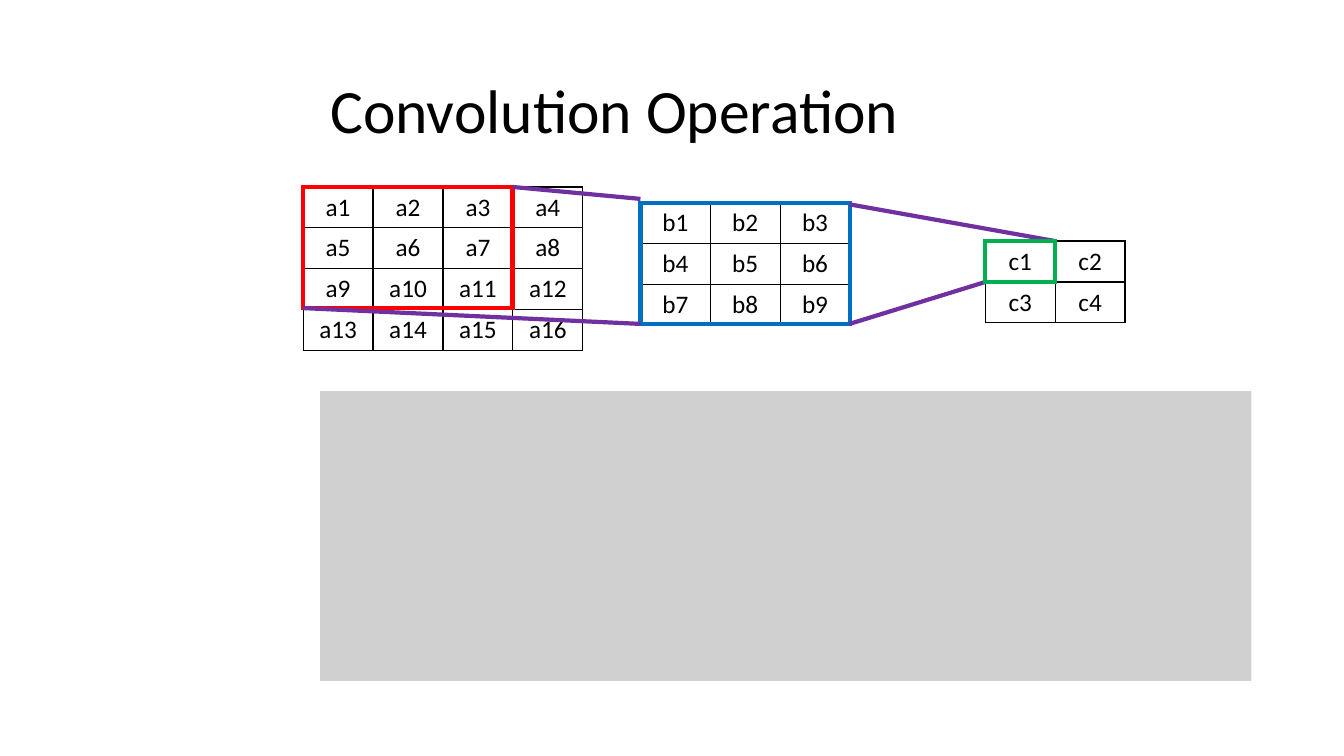
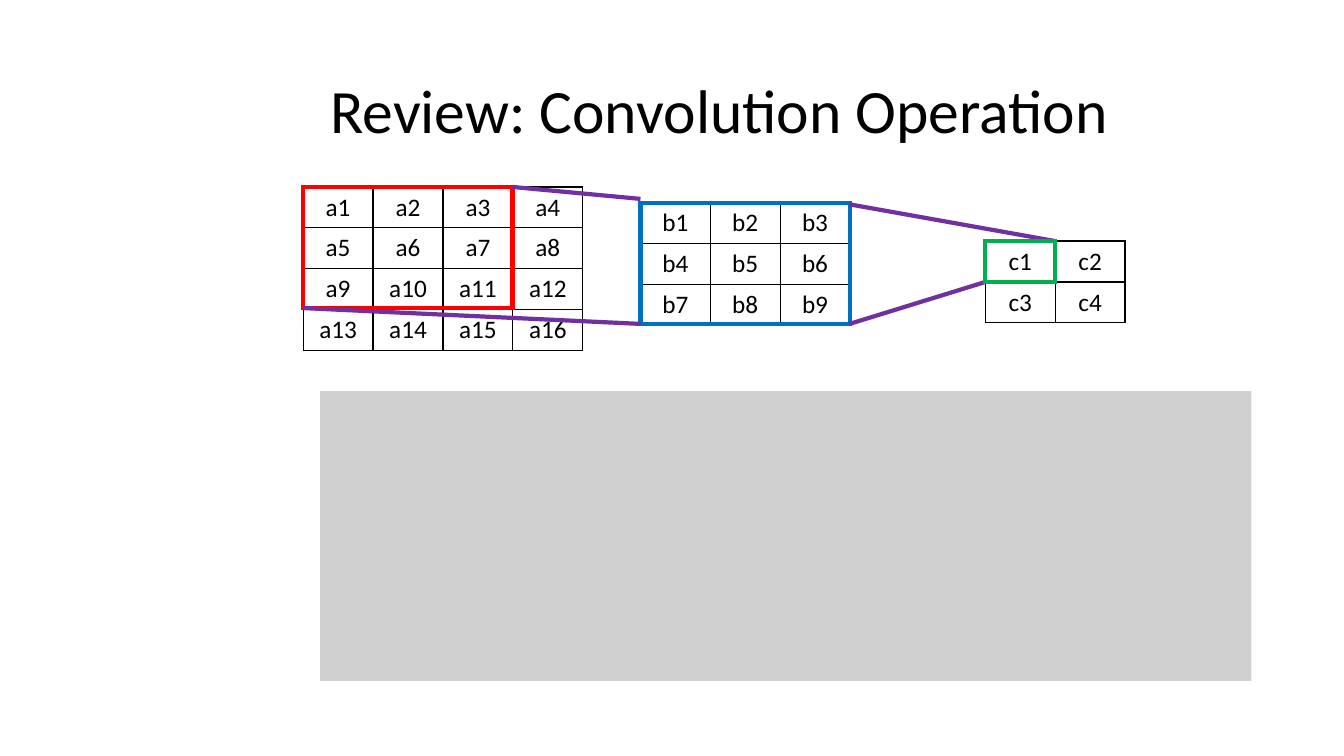
Before and after one commit to mayersjd/HardwareCNN, a slide deck: slide 4 of Presentations/ProjectPresentation_03-11-JM.pptx. Drawn at 1344x756 pixels with LibreOffice and Linux fonts; fonts in the diff are those of the drawing; grey boxes stand for pictures; background and template pictures are left out. Boxes give left, top, right and bottom in pixels: in the first picture for what was removed or moved away, otherwise in the second. Text is boxed around its words. In the diff, an @@ line names an element or a change of style, - is before the commit and + after.

```diff
--- a/Presentations/ProjectPresentation_03-11-JM.pptx
+++ b/Presentations/ProjectPresentation_03-11-JM.pptx
@@ title at (330, 90, 1108, 143): text changed @@
-Convolution Operation
+Review: Convolution Operation
```
Also in this commit, not shown: 4 other slides changed.
